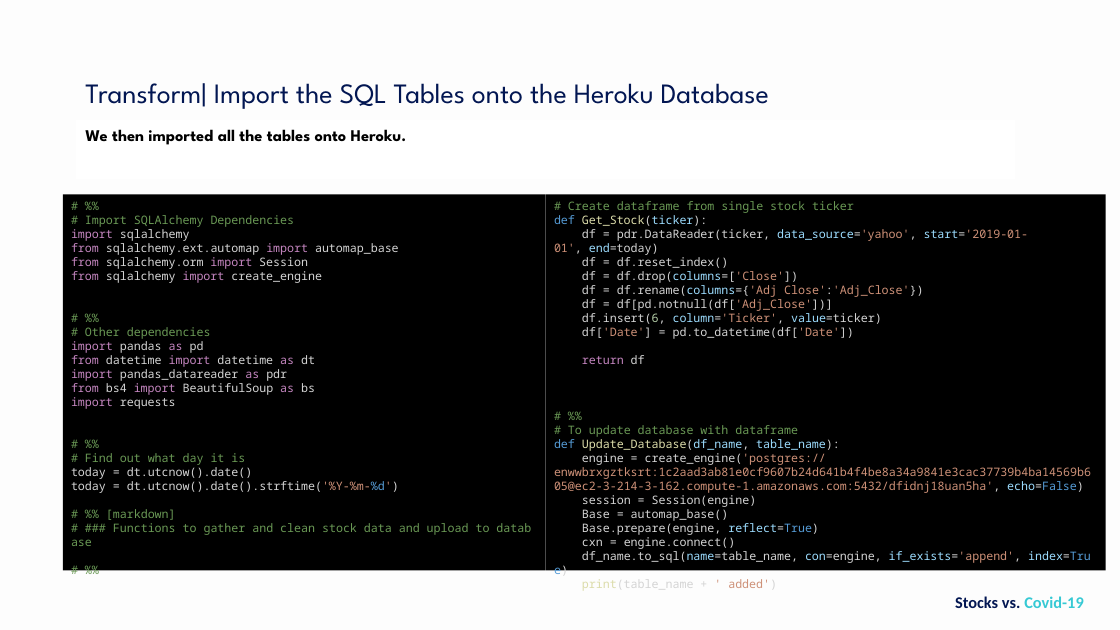
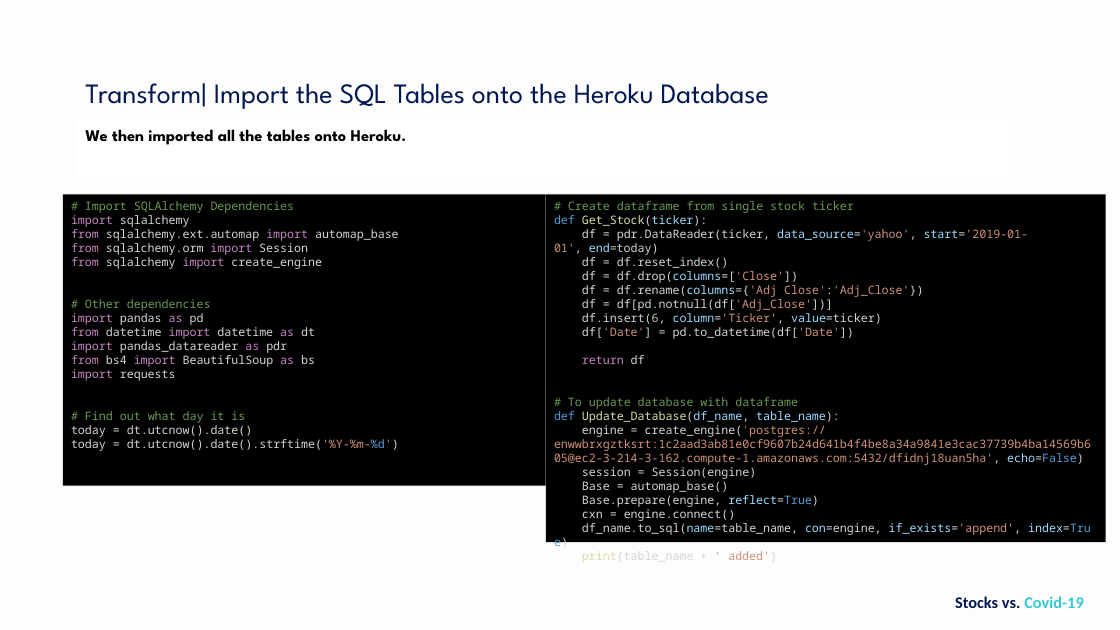
Before and after one commit to NikitaCase/stocks-vs-covid, a slide deck: slide 12 of stocksvscovid/Project 3 V1.pptx. Drawn at 1120x630 pixels with LibreOffice and Linux fonts; fonts in the diff are those of the drawing; background and template pictures are left out. Boxes give left, top, right and bottom in pixels: in the first picture for what was removed or moved away, otherwise in the second. Text is boxed around its words. In the diff, an @@ line names an element or a change of style, - is before the commit and + after.

```diff
--- a/stocksvscovid/Project 3 V1.pptx
+++ b/stocksvscovid/Project 3 V1.pptx
@@ text in rectangle at box(63, 194, 546, 486): paragraph removed @@
-# %%
@@ text in rectangle at box(63, 194, 546, 486): paragraph removed @@
-# %%
@@ text in rectangle at box(63, 194, 546, 486): paragraph removed @@
-# %%
@@ rectangle "# Import SQLAlchemy Dependencies": place and size @@
-rectangle "# Import SQLAlchemy Dependencies" at box(63, 194, 546, 571)
+rectangle "# Import SQLAlchemy Dependencies" at box(63, 194, 546, 486)
@@ text in rectangle at box(546, 194, 1107, 542): paragraph removed @@
-# %%
@@ rectangle "# Create dataframe from single ...": place and size @@
-rectangle "# Create dataframe from single ..." at box(546, 194, 1107, 571)
+rectangle "# Create dataframe from single ..." at box(546, 194, 1107, 542)
@@ text in rectangle at box(106, 509, 490, 535): paragraphs removed @@
-# %% [markdown]
-# ### Functions to gather and clean stock data and upload to database
-# %%
```
Also in this commit, not shown: 8 other slides changed.
